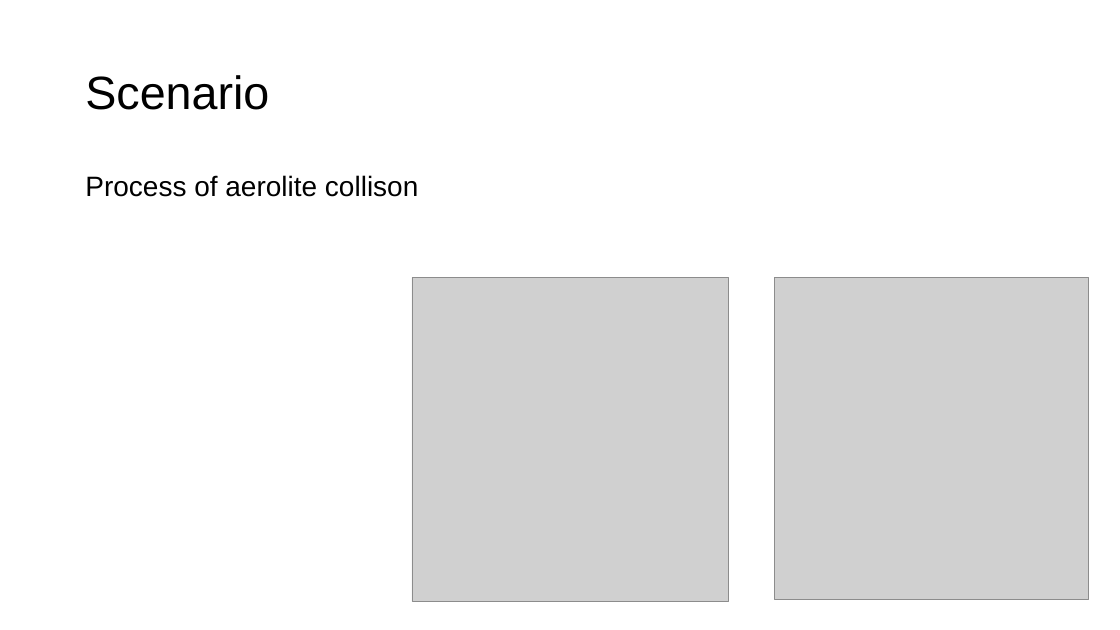
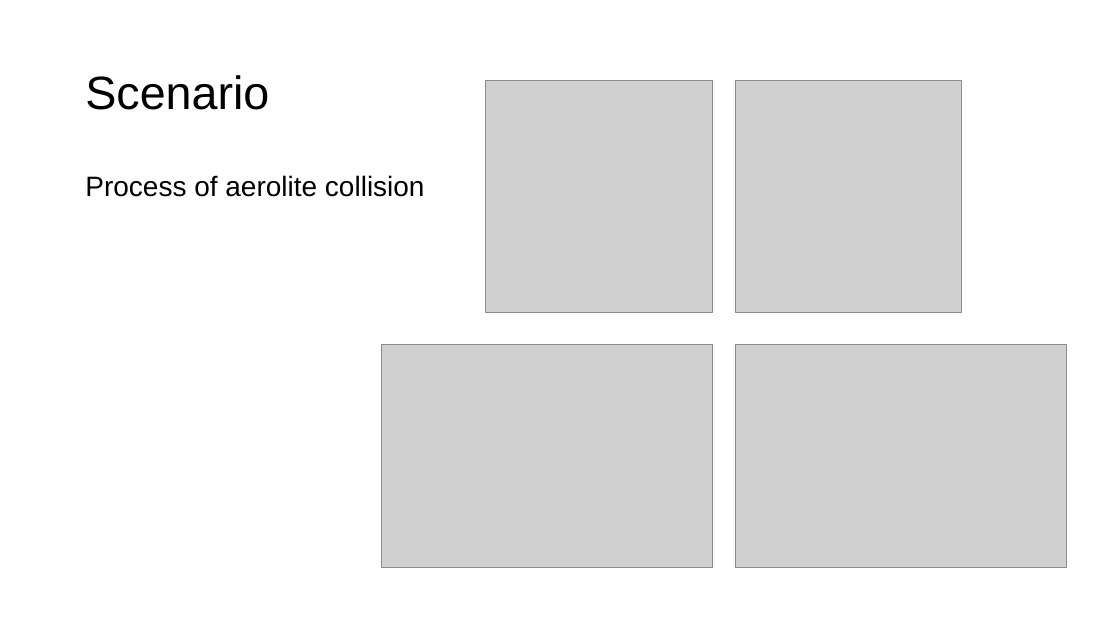
Before and after one commit to jerryweihuajing/Post-Processing, a slide deck: slide 6 of CG Finals.pptx. Drawn at 1120x630 pixels with LibreOffice and Linux fonts; fonts in the diff are those of the drawing; grey boxes stand for pictures. Boxes give left, top, right and bottom in pixels: in the first picture for what was removed or moved away, otherwise in the second. Text is boxed around its words. In the diff, an @@ line names an element or a change of style, - is before the commit and + after.

```diff
--- a/CG Finals.pptx
+++ b/CG Finals.pptx
@@ picture: place and size @@
-picture at bbox=[412, 277, 728, 602]
+picture at bbox=[486, 81, 712, 313]
@@ picture: place and size @@
-picture at bbox=[775, 277, 1089, 599]
+picture at bbox=[736, 81, 962, 313]
@@ text at bbox=[85, 175, 425, 197]: text changed @@
-Process of aerolite collison
+Process of aerolite collision
@@ picture added at bbox=[381, 345, 712, 568] @@
@@ picture added at bbox=[736, 345, 1067, 568] @@
```
Also in this commit, not shown: 9 other slides changed, 15 slides added, 2 slides removed, 11 other files.
